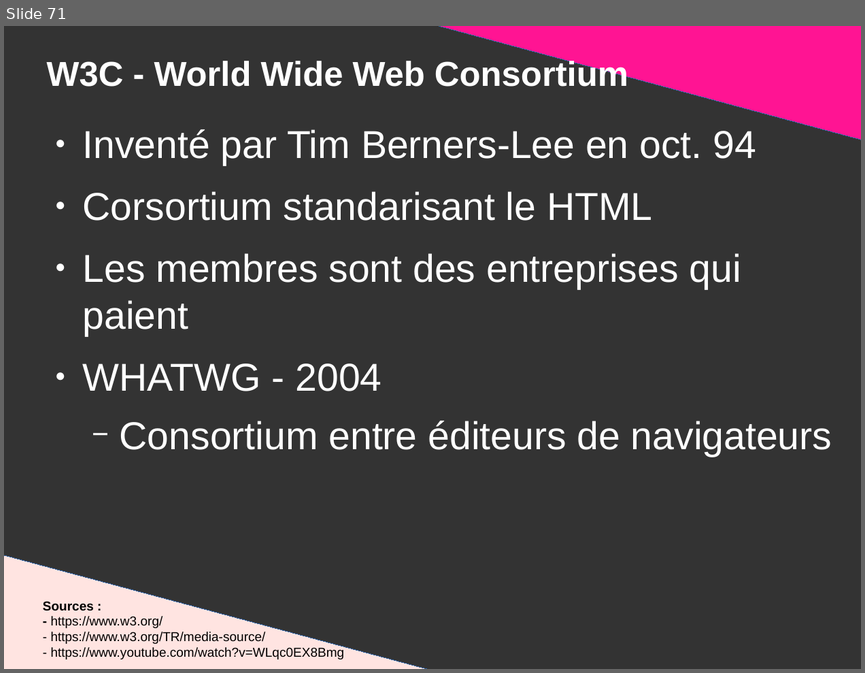
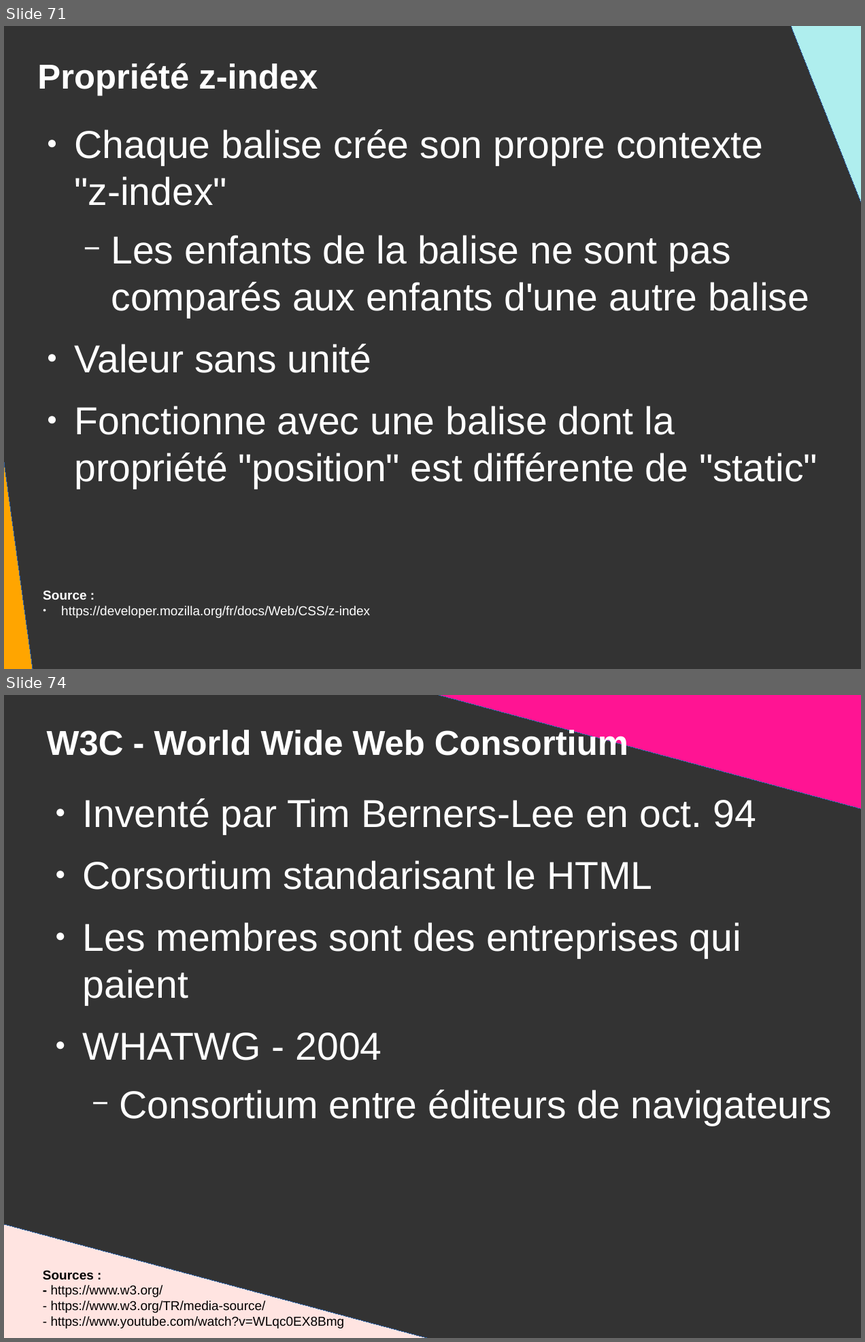
Before and after one commit to DanYellow/presentations, a slide deck: mmi/html/travaux-pratiques/numero-2/presentation.odp. Shown one above the other, each under a label of ours: slide 71 before the commit, slides 71 and 74 after it; the slides between them are not shown. The pictures are 865x673 and 865x1342 pixels, drawn with LibreOffice and Linux fonts; fonts in the diff are those of the drawing. Boxes give left, top, right and bottom in pixels: in the first picture for what was removed or moved away, otherwise in the second. Text is boxed around its words. In the diff, an @@ line names an element or a change of style, - is before the commit and + after.

```diff
--- a/mmi/html/travaux-pratiques/numero-2/presentation.odp
+++ b/mmi/html/travaux-pratiques/numero-2/presentation.odp
@@ slide 71 added at [4,26,861,669], background #333333 @@
@@ right triangle added at [781,26,861,335], fill #AFEEEE, outline #3465A4 0 pt @@
@@ title added at [37,63,317,95], 32 pt, text #FFFFFF, bold @@
+Propriété z-index
@@ right triangle added at [4,125,35,669], fill #FFA500, outline #3465A4 0 pt @@
@@ text added at [74,129,817,488], 36 pt, text #FFFFFF @@
+● Chaque balise crée son propre contexte
+  "z-index"
+  − Les enfants de la balise ne sont pas comparés aux enfants d'une autre balise
+● Valeur sans unité
+● Fonctionne avec une balise dont la propriété "position" est différente de "static"
@@ text added at [43,590,370,618], 12 pt, text #FFFFFF @@
+Source :
+● https://developer.mozilla.org/fr/docs/Web/CSS/z-index
@@ what was slide 71 is now slide 74 @@
```
Also in this commit, not shown: 2 slides changed, 3 other slides added, 1 slide removed, 6 other files.
